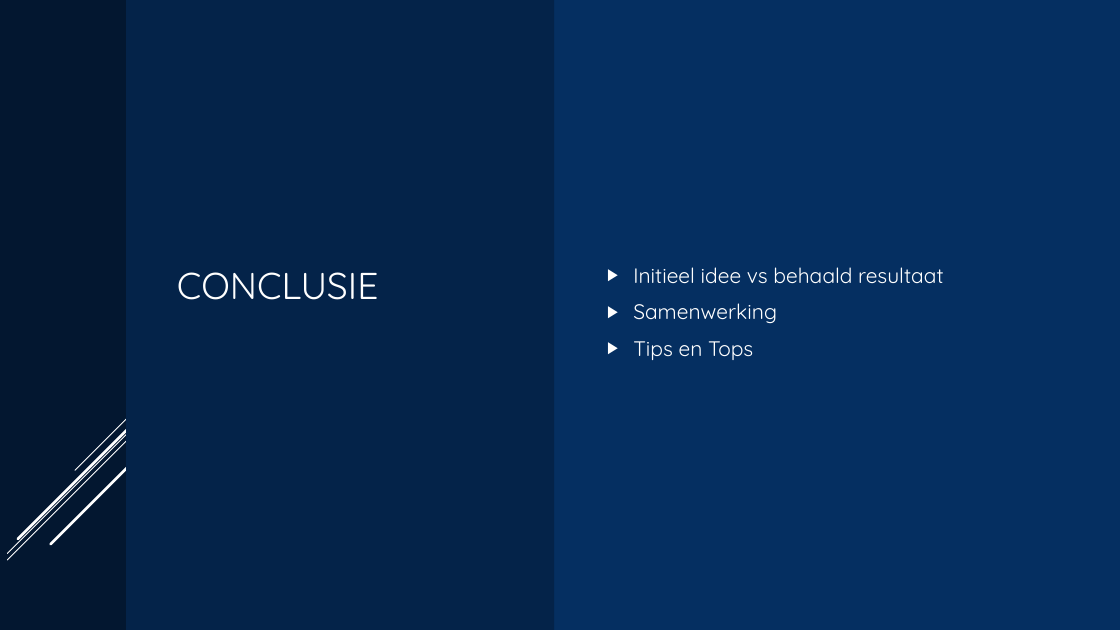
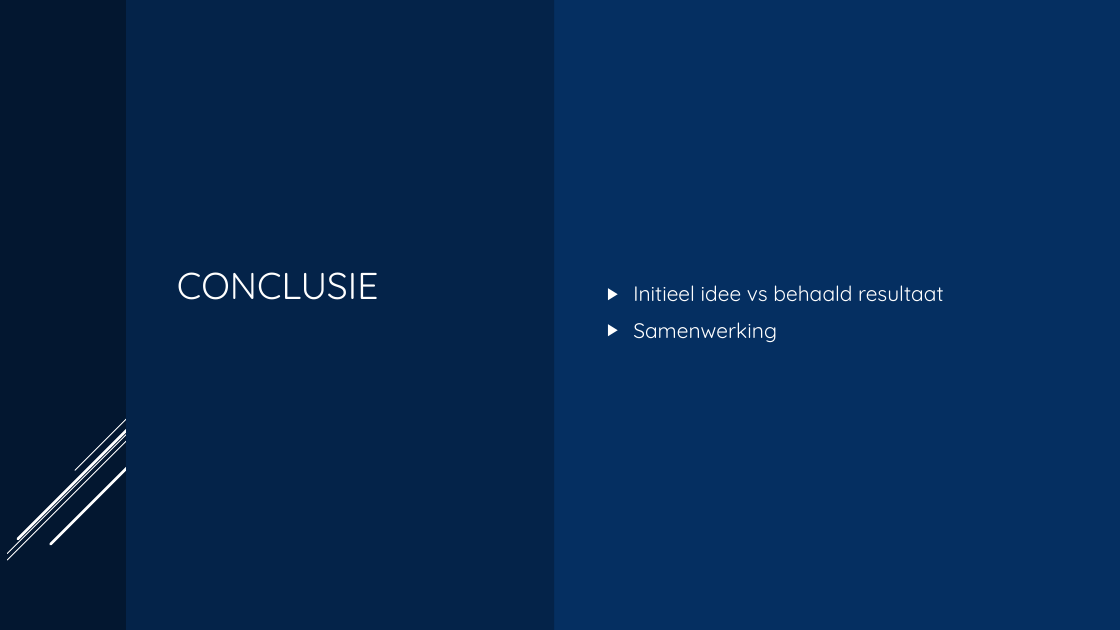
Before and after one commit to 2nd-factor/docs, a slide deck: slide 7 of 2nd-Factor.pptx. Drawn at 1120x630 pixels with LibreOffice and Linux fonts; fonts in the diff are those of the drawing. Boxes give left, top, right and bottom in pixels: in the first picture for what was removed or moved away, otherwise in the second. Text is boxed around its words. In the diff, an @@ line names an element or a change of style, - is before the commit and + after.

Commit message:
Aangepaste presentatie
Een vragen dia toegevoegd en tips en tops verwijdered

```diff
--- a/2nd-Factor.pptx
+++ b/2nd-Factor.pptx
@@ text at box(633, 341, 753, 360): paragraph removed @@
-▶ Tips en Tops
```
Also in this commit, not shown: 1 slide added.
